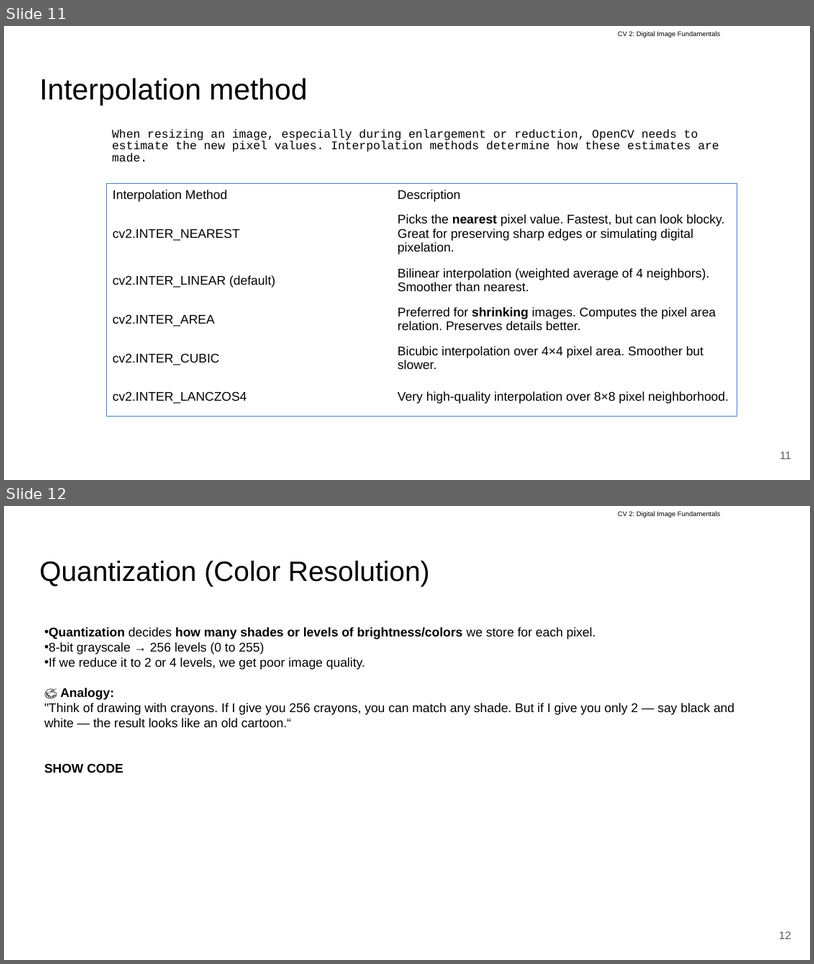
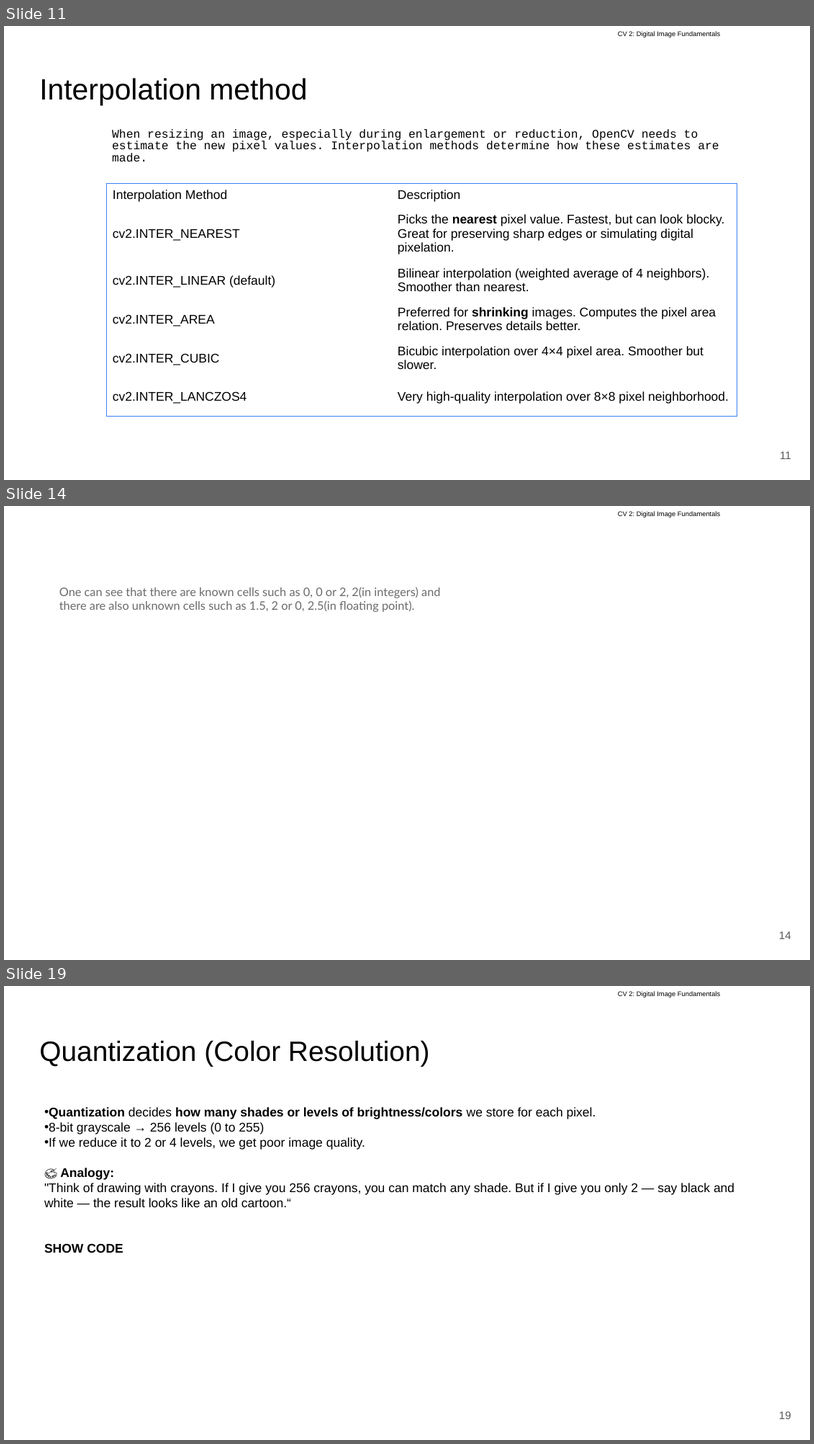
Before and after one commit to RevathiPerumalbits/bitsCV, a slide deck: ComputerVision/Class 02 Image digitization/CV #2 Digital Image, Fundamentals - Aakash.pptx. Shown one above the other, each under a label of ours: slides 11 and 12 before the commit, slides 11, 14 and 19 after it; the slides between them are not shown. The pictures are 814x964 and 814x1444 pixels, drawn with LibreOffice and Linux fonts; fonts in the diff are those of the drawing. Boxes give left, top, right and bottom in pixels: in the first picture for what was removed or moved away, otherwise in the second. Text is boxed around its words. In the diff, an @@ line names an element or a change of style, - is before the commit and + after.

```diff
--- a/ComputerVision/Class 02 Image digitization/CV #2 Digital Image, Fundamentals - Aakash.pptx
+++ b/ComputerVision/Class 02 Image digitization/CV #2 Digital Image, Fundamentals - Aakash.pptx
@@ slide 14 added at [4,506,810,960], background #FFFFFF; not listed: 1 template element that a slide beside it also shows @@
@@ text added at [59,587,440,612], 14 pt, text #6B6B6B @@
+One can see that there are known cells such as 0, 0 or 2, 2(in integers) and there are also unknown cells such as 1.5, 2 or 0, 2.5(in floating point).
@@ page number added at [779,931,792,939], 13 pt, text #595959 @@
+14
@@ what was slide 12 is now slide 19 @@
@@ page number at [779,1411,792,1419]: text changed @@
-12
+19
```
Also in this commit, not shown: 1 slide changed, 6 other slides added, 2 slides removed.
